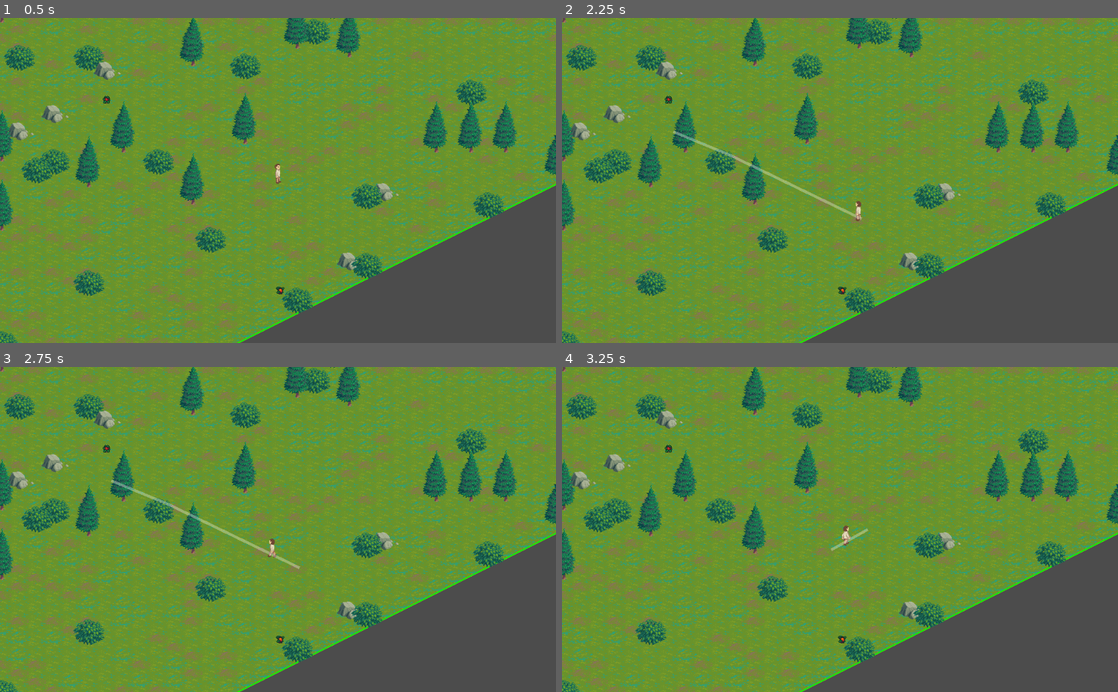
Above: before the commit, frames 1-4 (two rows, left to right).
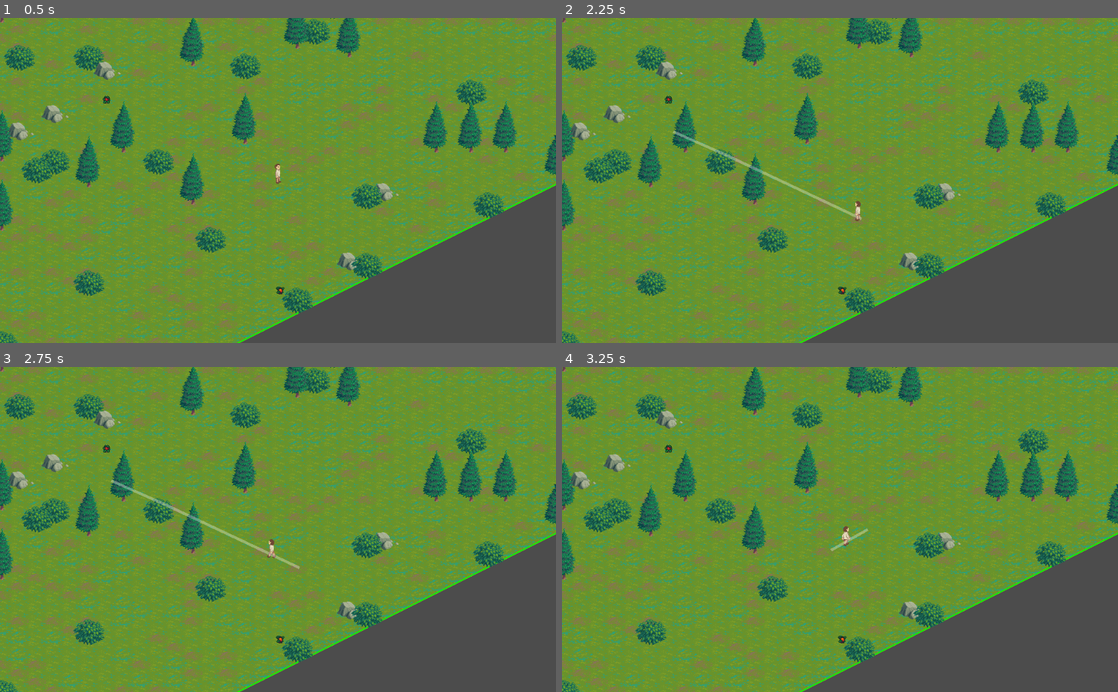
Above: after the commit, the same moments.

Repository: Vorlent/tradesim
Game: Godot game, scene res://Game.tscn
The game is run twice, just before and just after one commit, with the same random seed, the same clock (stepped at 60 frames per second) and the same inputs.
Inputs (mouse positions are in pixels of both pictures, inside the frame that each line leads up to):
- Up to frame 1 (0.5 s): no input
- Up to frame 2 (2.25 s): tap Enter at 0.5 s; move the mouse to (812, 245) at 0.52 s; hold W (up) 0.53-2.03 s; click (812, 245) at 0.6 s; move the mouse to (1006, 229) at 1.27 s; click (1006, 229) at 1.35 s; move the mouse to (673, 131) at 2.02 s; hold A (left) from 2.03 s (still down); click (673, 131) at 2.1 s
- Up to frame 3 (2.75 s): keep holding A (left)
- Up to frame 4 (3.25 s): keep holding A (left); move the mouse to (867, 529) at 2.77 s; click (867, 529) at 2.85 s

Frame 1 is identical in both runs. In frame 2, 0.2% of the frame differs, in the area x 19-54%, y 35-63%; in frame 3, 0.2%, in the area x 19-54%, y 35-62%; in frame 4, less than 0.1%.

Commit message:
Fix Bush

Diff:
--- a/Bush.tscn
+++ b/Bush.tscn
@@ -18,5 +18,5 @@
 polygon = PoolVector2Array( -10, -10, -10, 10, 10, 10, 10, -10 )
 
 [node name="NavigationPolygon2D" type="CollisionPolygon2D" parent="."]
-polygon = PoolVector2Array( -10, -10, -10, 10, 17, 10, 17, -10 )
+polygon = PoolVector2Array( -10, -10, -10, 10, 10, 10, 10, -10 )
 disabled = true
